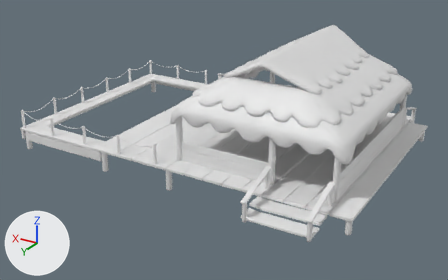
Before and after pictures for a commit that changed the FBX model plipplop/Assets/Meshes/Environment/Batiments/KM_Restaurant01.fbx.
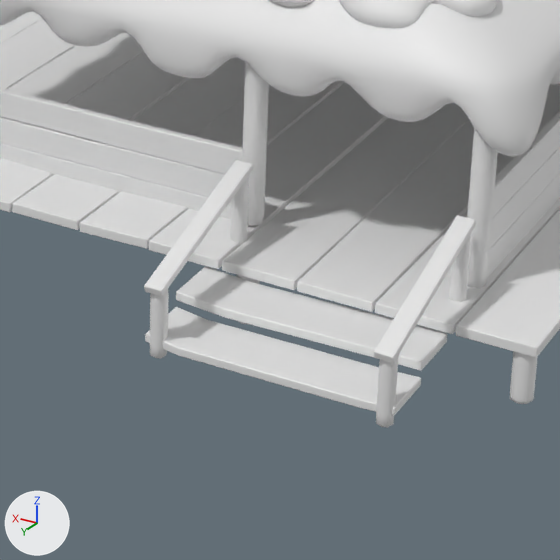
The first picture shows the older version from a 50 mm camera at (-0.188, 0.316, 0.158) aimed at (-0.002, 0.006, 0.003). The close-ups show both versions on the part from 44% to 80% of the width and 43% to 100% of the height of that picture; other places that the commit changed are outside them. Arrows for +X, +Y and +Z are at lower left; the lights stay in place. Where no turn or scale is listed for an object, it has been applied to the vertices.
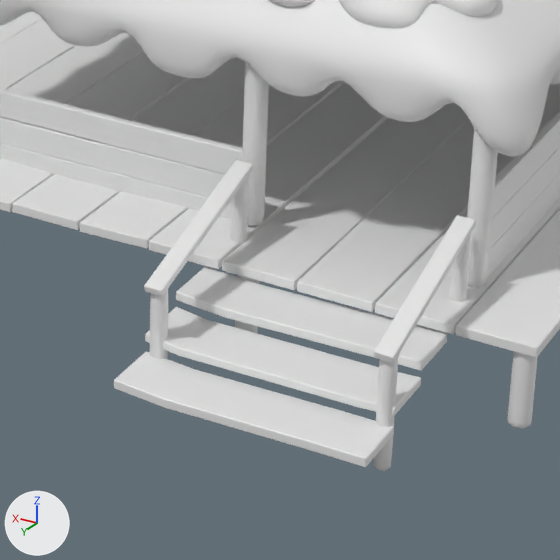
Pixel boxes (x1, y1, x2, y2) of what changed, in the close-ups (560 x 560 px; the box of a moved part takes in the faces that stretch with it):
'Cube.670', added: after (114, 351, 394, 467)
'Cube.220', reshaped (7% wider, 46% taller): before (510, 351, 538, 404); after (508, 351, 538, 429)
'Cube.238', reshaped (13% wider, 60% taller): before (376, 357, 398, 428); after (373, 357, 398, 471)
'Cube.241', reshaped: before (150, 289, 169, 359); after (150, 289, 168, 359)
part 1 of me_cube_768, moved or reshaped: before (510, 396, 534, 404); after (508, 420, 531, 428)
part 2 of me_cube_768, moved or reshaped: before (510, 384, 535, 401); after (508, 407, 533, 425)
part 3 of me_cube_768, moved or reshaped: before (511, 373, 536, 393); after (509, 384, 535, 413)
part 4 of me_cube_778, moved or reshaped: before (376, 413, 394, 427); after (373, 447, 393, 469)
part 5 of me_cube_778, moved or reshaped: before (376, 390, 396, 416); after (376, 411, 395, 453)
part 6 of me_cube_778, moved or reshaped: before (378, 366, 398, 393); after (376, 373, 397, 415)
part 7 of me_cube_780, moved or reshaped (not visible afterwards): before (150, 345, 167, 358)
part 8 of me_cube_780, moved or reshaped: before (150, 322, 168, 348); after (150, 344, 168, 359)
part 9 of me_cube_780, moved or reshaped: before (153, 297, 169, 325); after (150, 308, 167, 346)

The edits, one by one:
me_cube_778 has 58 vertices, 56 faces and spans x -0.00128..0.00128, y -0.00128..0.00128, z -0.00558..0.00558.
me_cube_778 is used by ob_cube_238; location (-0.0951, 0.0847, 0.0077).
me_cube_778 part 4: all 8 vertices in x -0.00128..0.00128, y -0.00128..0.00128, z -0.00356 are moved by (0.0, 0.0, -0.00563).
me_cube_778 part 5: all 8 vertices in x -0.00128..0.00128, y -0.00128..0.00128, z 0.0 are moved by (0.0, 0.0, -0.00338).
me_cube_778 part 6: all 8 vertices in x -0.00128..0.00128, y -0.00128..0.00128, z 0.00356 are moved by (0.0, 0.0, -0.00113).
me_cube_780 has 58 vertices, 56 faces and spans x -0.00128..0.00128, y -0.00128..0.00128, z -0.00558..0.00558.
me_cube_780 is used by ob_cube_241; location (-0.0609, 0.0847, 0.0077).
me_cube_780 part 7: all 8 vertices in x -0.00128..0.00128, y -0.00128..0.00128, z -0.00356 are moved by (0.0, 0.0, -0.00563).
me_cube_780 part 8: all 8 vertices in x -0.00128..0.00128, y -0.00128..0.00128, z 0.0 are moved by (0.0, 0.0, -0.00338).
me_cube_780 part 9: all 8 vertices in x -0.00128..0.00128, y -0.00128..0.00128, z 0.00356 are moved by (0.0, 0.0, -0.00113).
me_cube_768 has 90 vertices, 88 faces and spans x -0.00171..0.00171, y -0.00171..0.00171, z 0.0001..0.00821.
me_cube_768 is used by ob_cube_220; location (-0.1073, 0.0661, 0.0).
me_cube_768 part 1: all 8 vertices in x -0.0017..0.0017, y -0.0017..0.0017, z 0.00082 are moved by (0.0, 0.0, -0.00379).
me_cube_768 part 2: all 8 vertices in x -0.00171..0.00171, y -0.00171..0.00171, z 0.00205 are moved by (0.0, 0.0, -0.00323).
me_cube_768 part 3: all 8 vertices in x -0.00171..0.00171, y -0.00171..0.00171, z 0.00416 are moved by (0.0, 0.0, -0.00194).
Object 'Cube.670' (ob_cube_670) is new; it shows a copy of the mesh of ob_cube_229.
Its location is (-0.0492, 0.0894, 0.0018).
